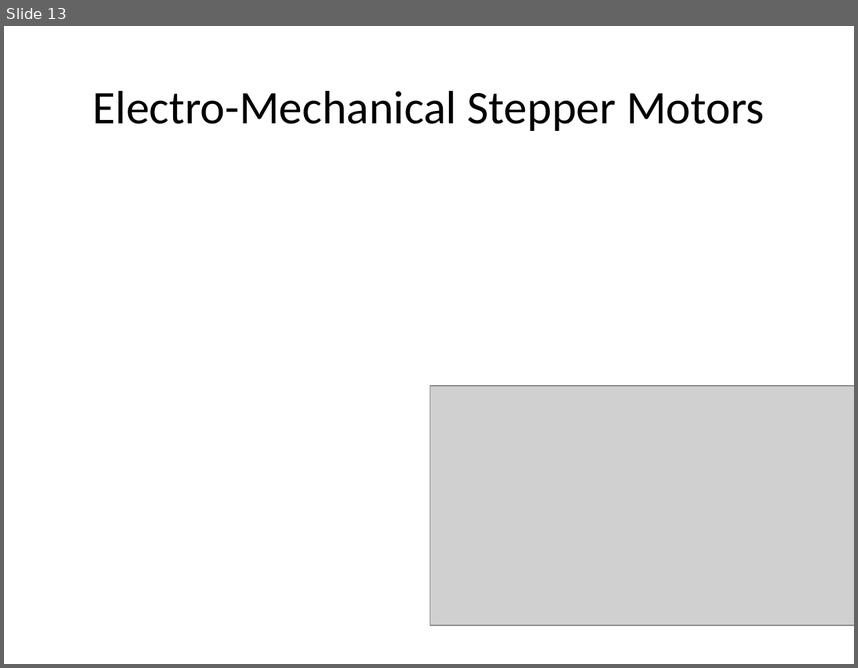
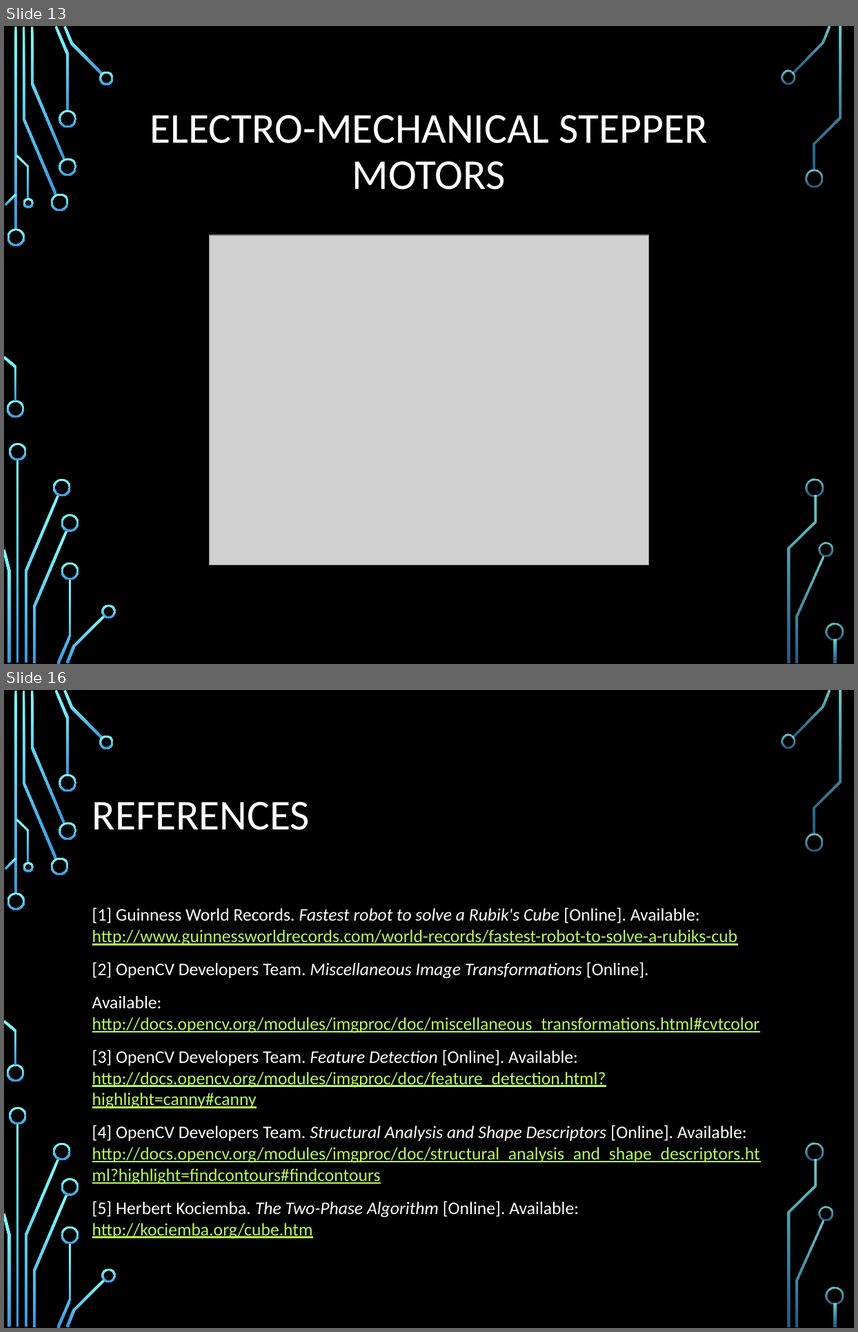
Before and after one commit to jon-whit/herbert, a slide deck: Documents/Presentations/HerbertPresentation.pptx. Shown one above the other, each under a label of ours: slide 13 before the commit, slides 13 and 16 after it; the slides between them are not shown. The pictures are 858x668 and 858x1332 pixels, drawn with LibreOffice and Linux fonts; fonts in the diff are those of the drawing; grey boxes stand for pictures; background and template pictures are left out. Boxes give left, top, right and bottom in pixels: in the first picture for what was removed or moved away, otherwise in the second. Text is boxed around its words. In the diff, an @@ line names an element or a change of style, - is before the commit and + after.

Commit message:
Added Background, Introduction, OpenCV, and Kcube sections. Changed slide style.

```diff
--- a/Documents/Presentations/HerbertPresentation.pptx
+++ b/Documents/Presentations/HerbertPresentation.pptx
@@ slide 16 added at (4,690,854,1328), background picture (left out); not listed: 36 template elements that a slide beside it also shows @@
@@ title added at (92,802,310,830), 36 pt, text #FFFFFF @@
+REFERENCES
@@ text added at (92,907,760,1239), 15 pt, text #B8FA56, underline @@
+[1] Guinness World Records. Fastest robot to solve a Rubik's Cube [Online]. Available: http://www.guinnessworldrecords.com/world-records/fastest-robot-to-solve-a-rubiks-cub
+[2] OpenCV Developers Team. Miscellaneous Image Transformations [Online].
+Available: http://docs.opencv.org/modules/imgproc/doc/miscellaneous_transformations.html#cvtcolor
+[3] OpenCV Developers Team. Feature Detection [Online]. Available: http://docs.opencv.org/modules/imgproc/doc/feature_detection.html?highlight=canny#canny
+[4] OpenCV Developers Team. Structural Analysis and Shape Descriptors [Online]. Available: http://docs.opencv.org/modules/imgproc/doc/structural_analysis_and_shape_descriptors.html?highlight=findcontours#findcontours
+[5] Herbert Kociemba. The Two-Phase Algorithm [Online]. Available: http://kociemba.org/cube.htm
@@ slide 13 changed as well @@
@@ background #FFFFFF to picture (left out) @@
@@ title at (150,115,707,190): text changed; size 39.6 to 36 pt; text colour #000000 to #FFFFFF @@
-Electro-Mechanical Stepper Motors
+ELECTRO-MECHANICAL STEPPER MOTORS
@@ picture: place and size @@
-picture at (430,385,854,626)
+picture at (209,235,648,564)
@@ group added at (4,26,843,664): 33 freeform shapes, 3 rectangles @@
```
Also in this commit, not shown: 11 other slides changed, 3 other slides added, 3 slides removed.
